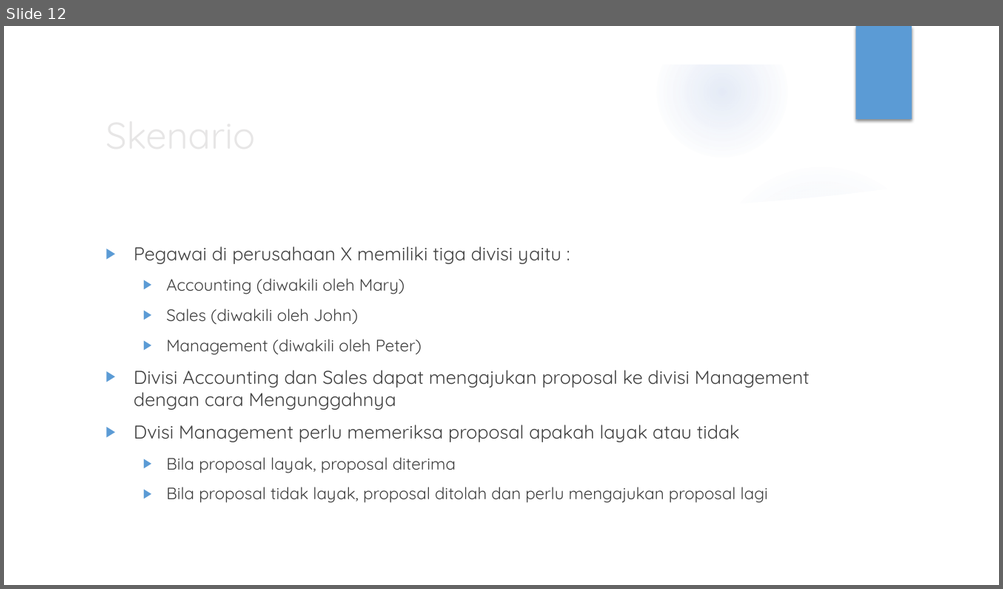
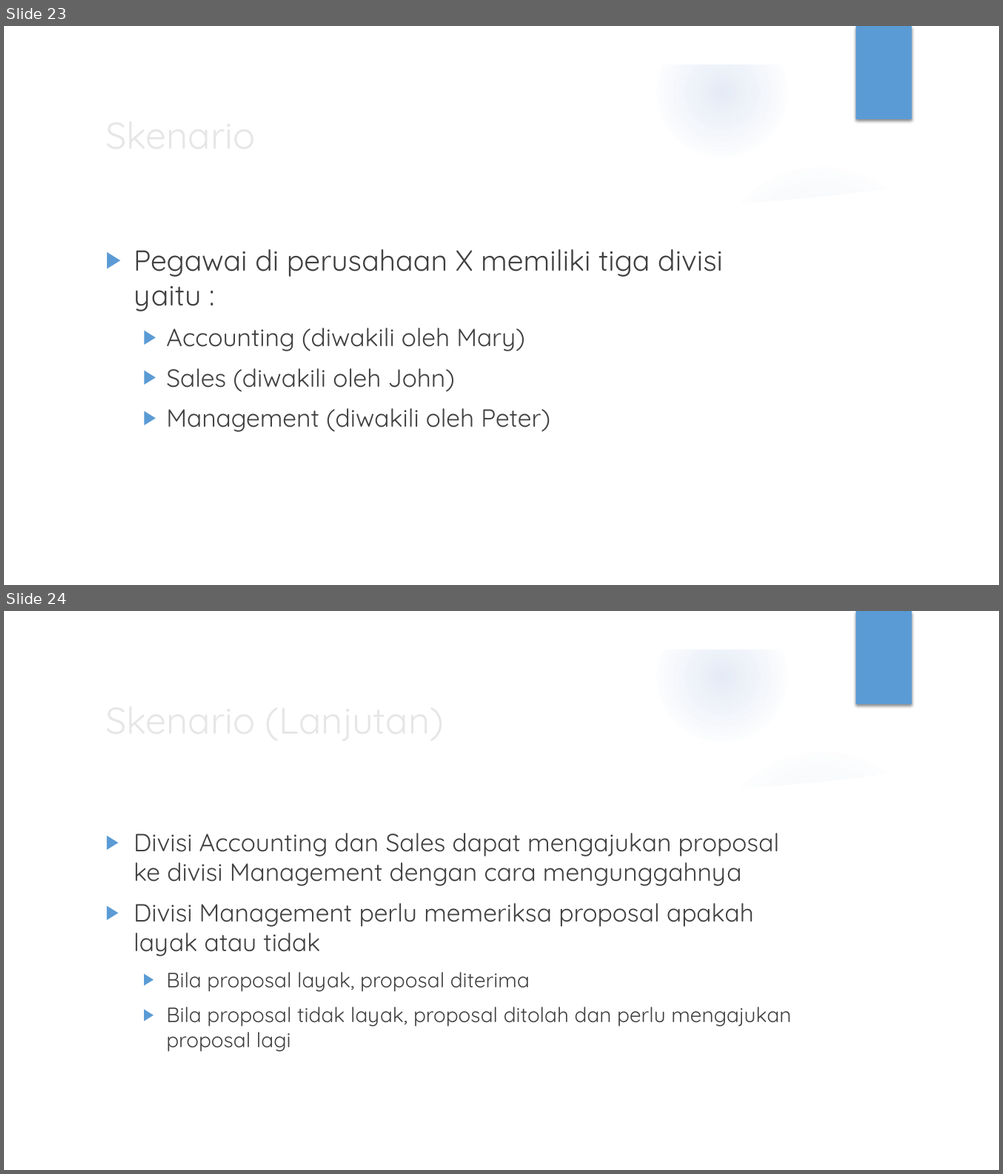
Before and after one commit to luckysenjaya/Skripsi, a slide deck: 10. Sidang/Sidang.pptx. Shown one above the other, each under a label of ours: slide 12 before the commit, slides 23 and 24 after it. The pictures are 1003x589 and 1003x1174 pixels, drawn with LibreOffice and Linux fonts; fonts in the diff are those of the drawing; background and template pictures are left out. Boxes give left, top, right and bottom in pixels: in the first picture for what was removed or moved away, otherwise in the second. Text is boxed around its words. In the diff, an @@ line names an element or a change of style, - is before the commit and + after.

```diff
--- a/10. Sidang/Sidang.pptx
+++ b/10. Sidang/Sidang.pptx
@@ slide 24 added at bbox=[4, 611, 999, 1170], background picture (left out); not listed: 9 template elements that a slide beside it also shows @@
@@ title added at bbox=[98, 690, 813, 748], 36 pt, text #E7E6E6 @@
+Skenario (Lanjutan)
@@ text added at bbox=[134, 833, 791, 1052], 24 pt, text #404040 @@
+▶ Divisi Accounting dan Sales dapat mengajukan proposal ke divisi Management dengan cara mengunggahnya
+▶ Divisi Management perlu memeriksa proposal apakah layak atau tidak
+  ▶ Bila proposal layak, proposal diterima
+  ▶ Bila proposal tidak layak, proposal ditolah dan perlu mengajukan proposal lagi
@@ what was slide 12 is now slide 23 @@
@@ slide 23 changed as well @@
@@ text "Pegawai di perusahaan X memiliki ..." at bbox=[134, 249, 723, 432]: size 18 to 28 pt in "Pegawai di perusahaan X memiliki tiga divisi ..."; size 16 to 24 pt in "Accounting (diwakili oleh Mary)", "Sales (diwakili oleh John)", "Management (diwakili oleh Peter)" @@
@@ text at bbox=[134, 370, 809, 503]: paragraphs removed @@
-▶ Divisi Accounting dan Sales dapat mengajukan proposal ke divisi Management dengan cara Mengunggahnya
-▶ Dvisi Management perlu memeriksa proposal apakah layak atau tidak
-  ▶ Bila proposal layak, proposal diterima
-  ▶ Bila proposal tidak layak, proposal ditolah dan perlu mengajukan proposal lagi
```
Also in this commit, not shown: 13 other slides changed, 11 other slides added, 1 slide removed, 41 other files.
